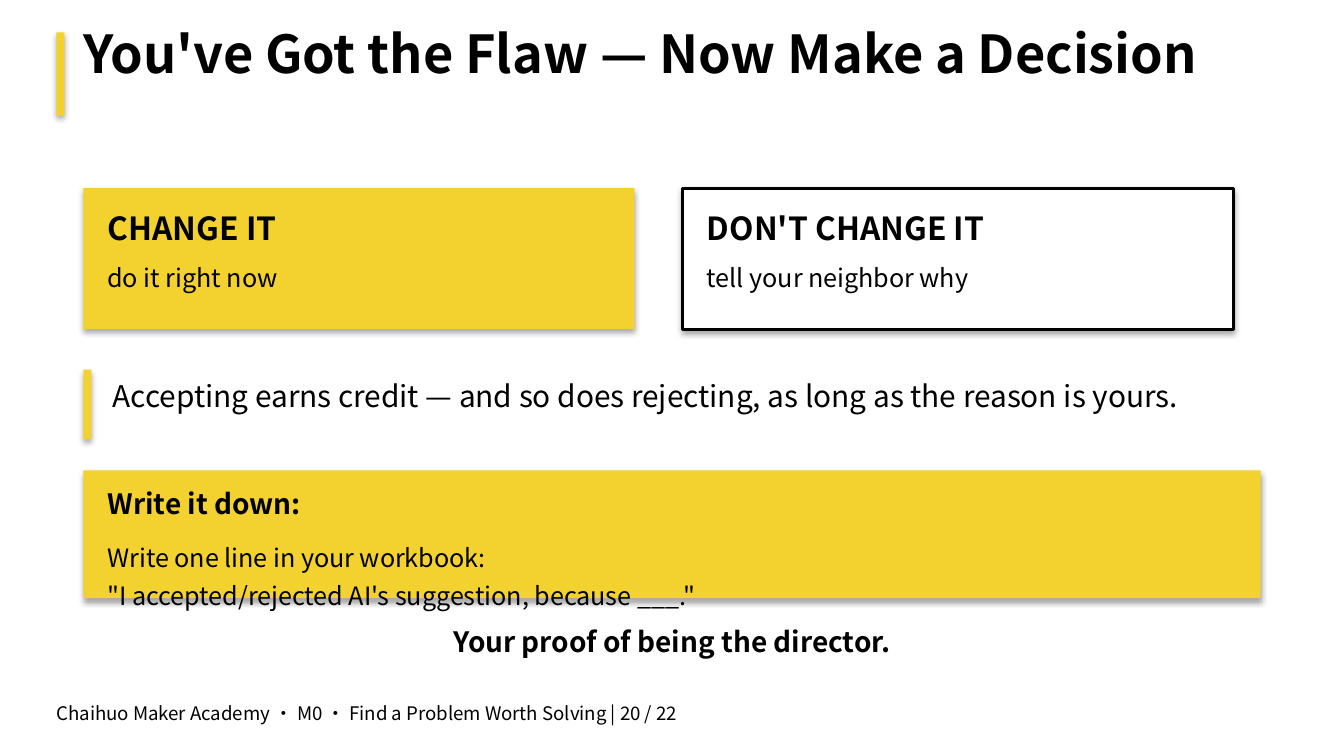
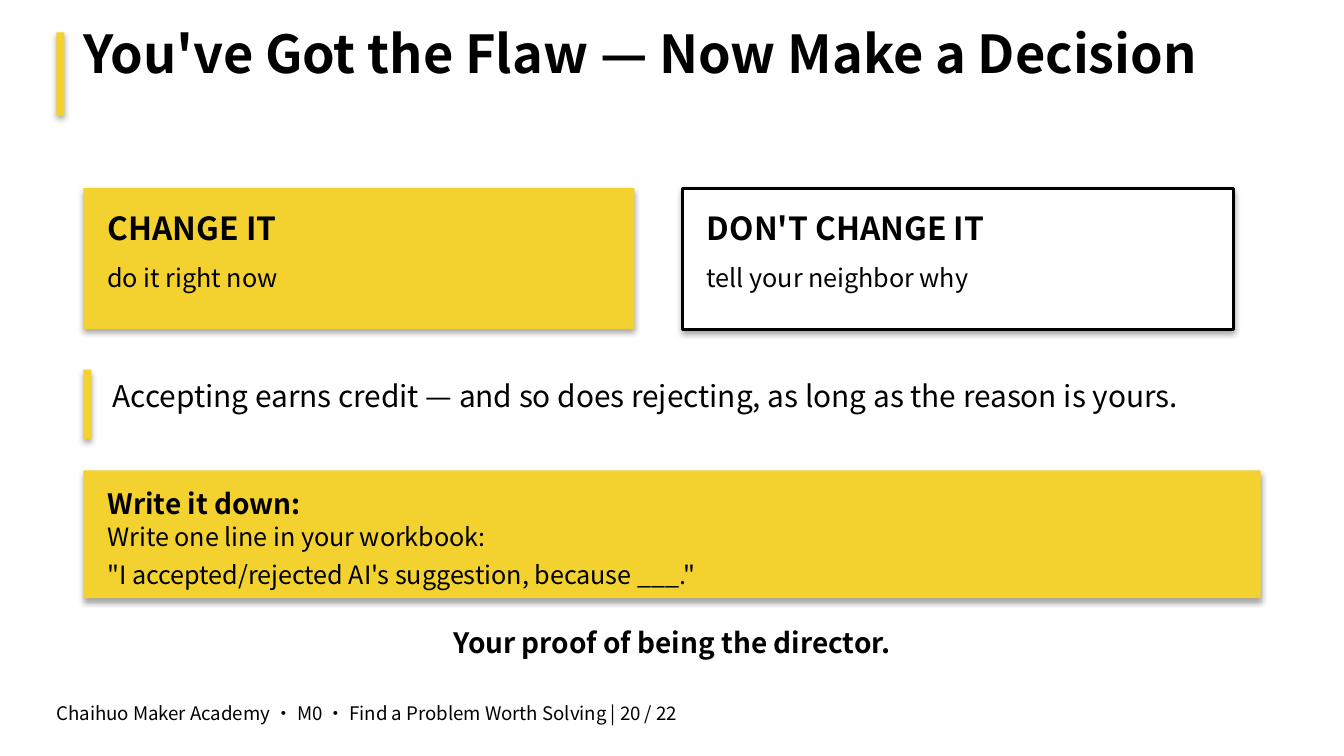
Before and after one commit to mouseart2025/courses-M0, a slide deck: slide 20 of en/03_Deliverables/PPTX/M0_EN_Deck_CFG-5_Lesson02_FindAProblemWorthSolving_v1.pptx. Drawn at 1344x756 pixels with LibreOffice and Linux fonts; fonts in the diff are those of the drawing. Boxes give left, top, right and bottom in pixels: in the first picture for what was removed or moved away, otherwise in the second. Text is boxed around its words. In the diff, an @@ line names an element or a change of style, - is before the commit and + after.

```diff
--- a/en/03_Deliverables/PPTX/M0_EN_Deck_CFG-5_Lesson02_FindAProblemWorthSolving_v1.pptx
+++ b/en/03_Deliverables/PPTX/M0_EN_Deck_CFG-5_Lesson02_FindAProblemWorthSolving_v1.pptx
@@ text "Write one line in your ...": place and size @@
-text "Write one line in your ..." at [107, 547, 632, 611]
+text "Write one line in your ..." at [107, 526, 632, 590]
```
Also in this commit, not shown: 3 other slides changed, 27 other files.
